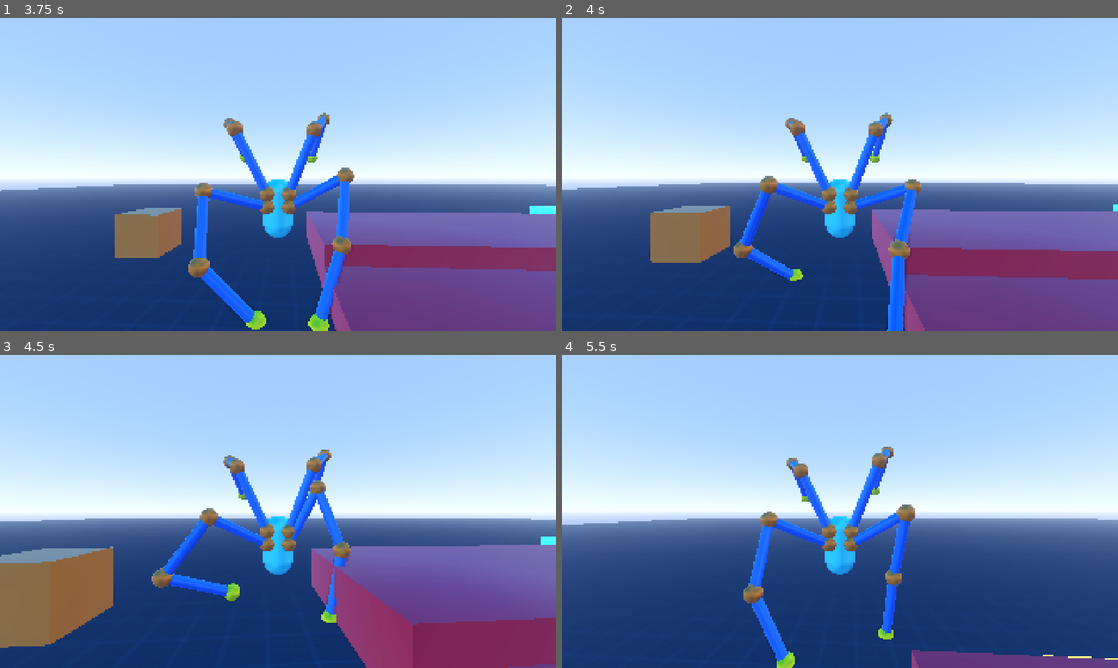
Above: before the commit, frames 1-4 (two rows, left to right).
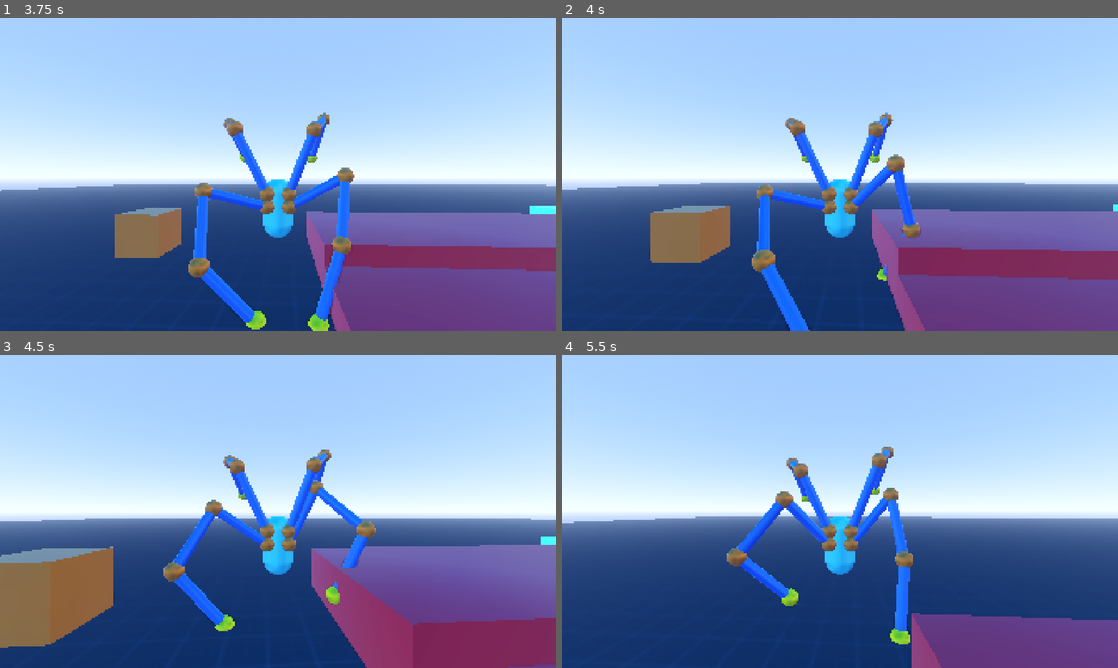
Above: after the commit, the same moments.

Repository: lliamsymonds04/doc-oc
Game: Godot game, scene res://main.tscn
Two runs of this game, one before a commit and one after it. Both use one fixed random seed, a clock stepped at 60 frames per second and the inputs below.
Inputs (mouse positions are in pixels of both pictures, inside the frame that each line leads up to):
- Up to frame 1 (3.75 s): move the mouse to (272, 180) at 0.52 s; hold W (forward) 0.53-2.78 s; tap Space (jump) at 0.77, 1.52, 3.02 s; move the mouse to (316, 177) at 1.27 s; move the mouse to (233, 171) at 2.02 s; move the mouse to (283, 174) at 2.77 s; hold A (left) 2.78-3.53 s; move the mouse to (255, 168) at 3.52 s; hold W (forward) from 3.53 s (still down)
- Up to frame 2 (4 s): keep holding W (forward); tap Space (jump) at 3.77 s
- Up to frame 3 (4.5 s): keep holding W (forward); move the mouse to (305, 511) at 4.27 s
- Up to frame 4 (5.5 s): keep holding W (forward); tap Space (jump) at 4.52 s; move the mouse to (812, 511) at 5.02 s

Frame 1 is identical in both runs. In frame 2, 4.4% of the frame differs, in the area x 30-65%, y 43-100%; in frame 3, 3.4%; in frame 4, 9.8%, in the area x 0-100%, y 42-100%.

Commit message:
refactor: moved step target logic into arm mount and out of player controller

Diff:
--- a/systems/inverse_kinematics/arm_mount.gd
+++ b/systems/inverse_kinematics/arm_mount.gd
@@ -16,8 +16,13 @@
 @onready var target: Node3D = $Target
 
 var arm: BasicArm
+var step_target: Variant
+var _sway_time: float = 0.0
 
-var _sway_time: float = 0.0
+## temp vars until config is solidifed
+var anchor_lead_time: float = 0.4
+var raycast_distance: float = 10.0
+var max_target_displacement: float = 3.0
 
 func _process(delta: float) -> void:
 	_sway_time += delta
@@ -49,3 +54,50 @@
 	if idle_sway_y != 0.0:
 		idle_pos += Vector3.UP * sin(t * idle_sway_y_mult + sway_phase) * idle_sway_y
 	return idle_pos
+
+func update_step(velocity: Vector3, dt: float) -> void:
+	step_target = null
+
+	if arm.is_stepping:
+		arm.advance_step(dt)
+		return
+
+	if is_leg:
+		var target_pos := arm.target_node.global_position
+		var anchor_pos := arm.anchor.global_position
+
+		# velocity anchor_lead_time
+		var velocity_xz := Vector3(velocity.x, 0, velocity.z)
+		velocity_xz *= anchor_lead_time
+		anchor_pos += velocity_xz
+
+		var hit = get_surface_hit(anchor_pos, Vector3.DOWN, raycast_distance)
+		if hit is Vector3:
+			var hit_pos := hit as Vector3
+			var target_displacement:= hit_pos - target_pos
+			var disp := target_displacement.length()
+			if disp > max_target_displacement:
+				step_target = hit_pos
+
+		arm.target = arm.to_local(target_pos)
+	elif idle_target != null:
+		arm.target = compute_idle_target()
+
+func can_step(grounded_legs: int) -> bool:
+	return step_target != null and ((arm.is_grounded() and grounded_legs >= 2) or arm.is_fully_extended())
+
+func get_step_distance() -> float:
+	if step_target == null:
+		return INF
+	return (step_target - arm.anchor.global_position).length()
+
+func get_surface_hit(from: Vector3, direction: Vector3, distance: float) -> Variant:
+	var space := get_world_3d().direct_space_state
+	var ray_origin = from - direction * distance
+	var query := PhysicsRayQueryParameters3D.create(ray_origin, ray_origin + direction * distance * 2, ~2)
+
+	var result := space.intersect_ray(query)
+	if result.is_empty():
+		return null
+
+	return result["position"]
--- a/systems/player/player_controller.gd
+++ b/systems/player/player_controller.gd
@@ -77,41 +77,19 @@
 	var wall_detection_count := 0
 
 	for mount in arm_mounts:
-		var arm := mount.arm
-		if mount.is_leg:
-			var target_pos := arm.target_node.global_position
-			var anchor_pos := arm.anchor.global_position
-
-			# velocity anchor_lead_time
-			var velocity_xz := Vector3(velocity.x, 0, velocity.z)
-			velocity_xz *= anchor_lead_time
-			anchor_pos += velocity_xz
-
-			if arm.is_stepping:
-				arm.advance_step(dt)
-				continue
-
-			var hit = _surface_hit(anchor_pos, Vector3.DOWN, raycast_distance)
-			if hit is Vector3:
-				var hit_pos := hit as Vector3
-				var target_displacement:= hit_pos - target_pos
-				var disp := target_displacement.length()
-				var may_step := (arm.is_grounded() and grounded_legs >= 2) or arm.is_fully_extended()
-				if disp > max_target_displacement and may_step:
-					if disp > furthest_distance:
-						furthest_distance = disp
-						best_arm = arm
-						best_arm_hit_pos = hit_pos
-
-			arm.target = arm.to_local(target_pos)
-		elif mount.idle_target != null:
-			arm.target = mount.compute_idle_target()
+		mount.update_step(velocity, dt)
+		if mount.can_step(grounded_legs):
+			var dist = mount.get_step_distance()
+			if dist > furthest_distance:
+				furthest_distance = dist
+				best_arm = mount.arm
+				best_arm_hit_pos = mount.step_target
 
 		# wall raycasts
-		if mount.wall_target != null:
+		if mount.wall_target != null and mount.arm.is_stepping == false:
 			var wall_target_pos := mount.wall_target.global_position
 			var cast_dir := -global_transform.basis.z
-			var hit = _surface_hit(wall_target_pos, cast_dir, wall_raycast_distance)
+			var hit = mount.get_surface_hit(wall_target_pos, cast_dir, wall_raycast_distance)
 
 			if hit != null:
 				wall_detection_count += 1
@@ -156,18 +134,6 @@
 	var target_y_vel = height_error * hover_speed
 	velocity.y = lerp(velocity.y, target_y_vel, dt*hover_speed)
 
-
-func _surface_hit(from: Vector3, direction: Vector3, distance: float) -> Variant:
-	var space := get_world_3d().direct_space_state
-	var ray_origin = from - direction * distance
-	var query := PhysicsRayQueryParameters3D.create(ray_origin, ray_origin + direction * distance * 2, ~2)
-
-	var result := space.intersect_ray(query)
-	if result.is_empty():
-		return null
-
-	return result["position"]
-
 func _number_of_grounded_legs() -> int:
 	var grounded_legs = 0
 	for arm in arms:
